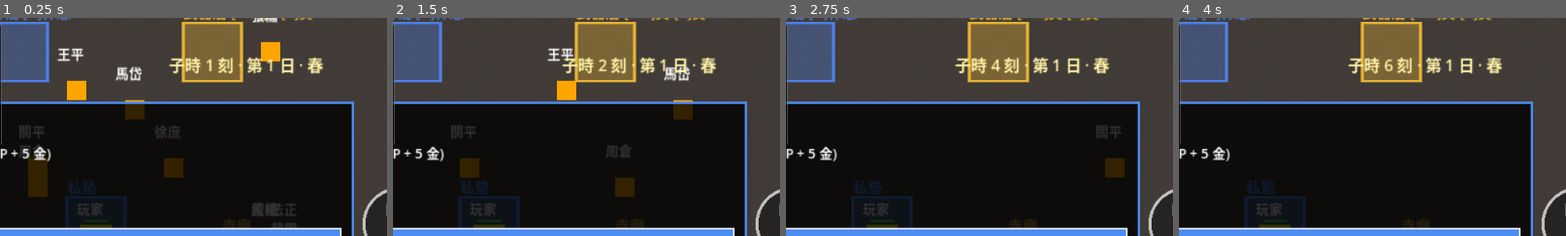
Above: before the commit, frames 1-4 (left to right).
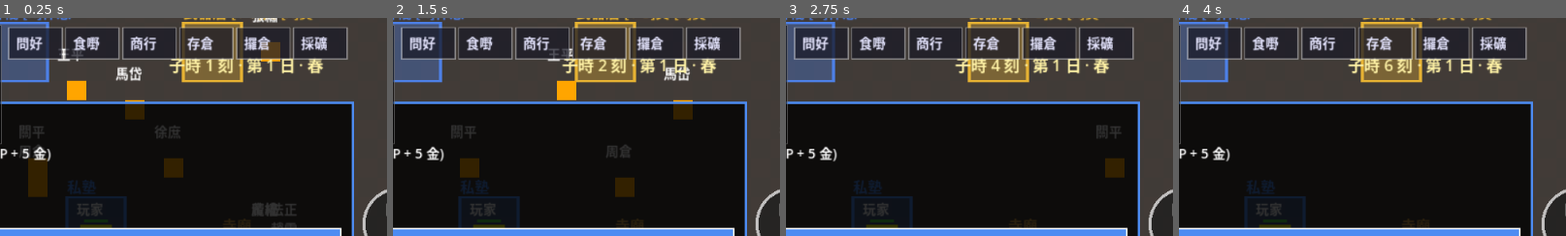
Above: after the commit, the same moments.

Repository: alphakey-marketing/sanguo-remake
Game: Godot game, scene res://ui/main.tscn
Two runs of this game, one before a commit and one after it. Both use one fixed random seed, a clock stepped at 60 frames per second and the inputs below.
Inputs (mouse positions are % of the whole screen's width and height, from its top left):
- Up to frame 1 (0.25 s): no input
- Up to frame 2 (1.5 s): tap Enter at 0.5 s; move the mouse to (72, 45) at 0.52 s; hold W 0.53-1.25 s; tap H at 0.6 s; click (72, 45) at 0.67 s; tap Y at 0.8 s; drag from (30, 55) to (45, 70) at 1.27 s
- Up to frame 3 (2.75 s): move the mouse to (60, 28) at 2.02 s; hold W from 2.03 s (still down); tap C at 2.1 s; tap V at 2.3 s
- Up to frame 4 (4 s): release W at 2.75 s; drag from (45, 70) to (20, 35) at 2.77 s; move the mouse to (80, 65) at 3.52 s; tap U at 3.6 s; tap H at 3.8 s
The pictures show only the part of the screen within x 39-89%, y 0-50%; the shares and areas given below are measured in that part.

The runs differ from the first frame. In frame 1, 12% of the frame differs, in the area x 2-90%, y 4-20%; in frame 2, 12%; in frame 3, 12%; in frame 4, 12%.

Commit message:
Add mobile-tappable debug strip for keyboard-only debug features
No-keyboard testing was blocked: work skills, storage, item-use, and
NPC greet were only reachable via desktop keyboard shortcuts (W/Y/C/V/U/H).
Added a row of on-screen debug buttons in mobile_hud.gd, positioned to
avoid the touch joystick zone, wired through a shared _on_debug_pressed
handler in main.gd. Also auto-grants a starter tool/food item via a new
debug-only cmd_debug_give so the gather/use flows are testable end-to-end
without an equip/shop UI that doesn't exist yet.

Co-Authored-By: Claude Sonnet 5 <noreply@anthropic.com>

Diff:
--- a/client/sim/sim.gd
+++ b/client/sim/sim.gd
@@ -424,6 +424,14 @@
 	var gain := RulesShop.sell_price(data.prices.get(item, 0.0) * market_factor(item)) * n
 	ch["gold"] = int(ch["gold"]) + gain
 	_msg(id, "賣出 %d 件，得 %d 金" % [n, gain])
+
+
+# debug 用: 直接派物品落背包 (未有商店/任務可以攞到嘅嘢，方便手機冇鍵盤都測到成條流程；成品前移除)
+func cmd_debug_give(id: int, item: int, n: int = 1) -> void:
+	var e := ent(id)
+	if e.is_empty() or not e.has("ch"):
+		return
+	RulesShop.add_item(e["ch"]["bag"], item, n)
 
 
 # 食用/飲用消耗品【原=食物藥水回 HP、藥丸散回 MP；自訂=冇食用次數限制，用完即扣背包一件】
--- a/client/ui/main.gd
+++ b/client/ui/main.gd
@@ -93,6 +93,7 @@
 	hud.travel_pressed.connect(func():
 		var tp := _near_travel()
 		if not tp.is_empty(): _send({"t": "travel", "point": String(tp["point"])}))
+	hud.debug_pressed.connect(_on_debug_pressed)
 	for a in OS.get_cmdline_user_args():
 		if a == "--sshot":
 			sshot_file = "user://sshot_ui.png"
@@ -160,6 +161,7 @@
 		"storage_withdraw": sim.cmd_storage_withdraw(my_id, int(d.item), int(d.get("n", 1)))
 		"storage_sell": sim.cmd_storage_sell(my_id, int(d.item), int(d.get("n", 1)))
 		"use_item": sim.cmd_use_item(my_id, int(d.item))
+		"debug_give": sim.cmd_debug_give(my_id, int(d.item), int(d.get("n", 1)))
 
 func _log(s: String) -> void:
 	log_lines.append(s)
@@ -514,6 +516,31 @@
 		if int(e.x) == int(g.x) and int(e.y) == int(g.y): return e
 	return null
 
+# 手機冇鍵盤，呢個俾 mobile_hud debug 掣 + 桌面鍵盤共用 (Step 5~7 未有正式面板嘅功能)
+func _on_debug_pressed(action: String) -> void:
+	match action:
+		"greet": _send({"t": "chat", "text": "大家好"})
+		"use":
+			if not ch.is_empty():
+				var food := 29054                            # debug: 燻魚(回 HP)，唔理背包原本有咩，直接派一件試食
+				_send({"t": "debug_give", "item": food, "n": 1})
+				_send({"t": "use_item", "item": food})
+		"storage_sub": _send({"t": "storage_sub", "on": not bool(ch.get("storageSub", false))})
+		"deposit":
+			if not ch.is_empty() and ch.bag.size() > 0:
+				_send({"t": "storage_deposit", "item": int(ch.bag[0].id), "n": 1})
+		"withdraw":
+			if not ch.is_empty() and ch.storage.size() > 0:
+				_send({"t": "storage_withdraw", "item": int(ch.storage[0].id), "n": 1})
+		"work_mining":
+			var sk: Dictionary = data.work.get("mining", {})
+			if not sk.is_empty() and (ch.get("tools", {}) as Dictionary).get("mining", {}).is_empty():
+				var tool := int(sk["starterTool"])          # debug: 冇工具就直接派新手工具落背包再裝備
+				_send({"t": "debug_give", "item": tool, "n": 1})
+				_send({"t": "equip_tool", "skill": "mining", "item": tool})
+			_send({"t": "work", "skill": "mining"})
+
+
 func _unhandled_input(ev: InputEvent) -> void:
 	if Input.is_emulating_mouse_from_touch():
 		# Android: 觸控事件直接做世界點擊（emulate 出嚟嘅 mouse 事件忽略，避免雙重處理）
@@ -525,7 +552,7 @@
 		elif ev.keycode == KEY_R: _send({"t": "rest"})                                   # 客棧休息
 		elif ev.keycode == KEY_X and not ch.is_empty() and ch.bag.size() > 0:          # 賣背包第一格
 			_send({"t": "sell", "item": int(ch.bag[0].id), "n": 1})
-		elif ev.keycode == KEY_H: _send({"t": "chat", "text": "大家好"})
+		elif ev.keycode == KEY_H: _on_debug_pressed("greet")
 		elif ev.keycode == KEY_G:
 			var tp = _near_travel()
 			if not tp.is_empty(): _send({"t": "travel", "point": String(tp["point"])})
@@ -534,15 +561,11 @@
 		elif ev.keycode == KEY_M: _send({"t": "facility", "key": "temple"})
 		elif ev.keycode >= KEY_1 and ev.keycode <= KEY_9 and ev.keycode - KEY_1 < shop_stock.size():
 			_send({"t": "buy", "item": int(shop_stock[ev.keycode - KEY_1]), "n": 1})
-		elif ev.keycode == KEY_W: _send({"t": "work", "skill": "mining"})                # debug: 淨試採礦，未有技能揀選 UI
-		elif ev.keycode == KEY_Y:
-			_send({"t": "storage_sub", "on": not bool(ch.get("storageSub", false))})
-		elif ev.keycode == KEY_C and not ch.is_empty() and ch.bag.size() > 0:            # 存背包第一格入天地商行
-			_send({"t": "storage_deposit", "item": int(ch.bag[0].id), "n": 1})
-		elif ev.keycode == KEY_V and not ch.is_empty() and ch.storage.size() > 0:        # 由天地商行攞返第一格
-			_send({"t": "storage_withdraw", "item": int(ch.storage[0].id), "n": 1})
-		elif ev.keycode == KEY_U and not ch.is_empty() and ch.bag.size() > 0:            # 食用背包第一格 (如果食得)
-			_send({"t": "use_item", "item": int(ch.bag[0].id)})
+		elif ev.keycode == KEY_W: _on_debug_pressed("work_mining")
+		elif ev.keycode == KEY_Y: _on_debug_pressed("storage_sub")
+		elif ev.keycode == KEY_C: _on_debug_pressed("deposit")
+		elif ev.keycode == KEY_V: _on_debug_pressed("withdraw")
+		elif ev.keycode == KEY_U: _on_debug_pressed("use")
 	elif ev is InputEventMouseButton and ev.pressed:
 		if ev.button_index == MOUSE_BUTTON_LEFT:
 			_hud_tap(ev.position)
--- a/client/ui/touch/mobile_hud.gd
+++ b/client/ui/touch/mobile_hud.gd
@@ -10,6 +10,7 @@
 signal auto_toggled(on: bool)
 signal bag_pressed
 signal travel_pressed
+signal debug_pressed(action: String)      # 手機冇鍵盤，用呢排掣代替 H/U/Y/C/V/W debug 鍵
 
 var main: Node2D           # 引用 main.gd: 讀 ch/ents/faces/log_lines，用 _bar/_txt 畫
 var joy: SangoJoystick
@@ -88,6 +89,20 @@
 func _near_travel_point() -> Dictionary:
 	return main.call("_near_travel") if main != null else {}
 
+# 手機冇鍵盤，臨時 debug 掣 (未有正式面板嘅工作/天地商行/食物/打招呼)，成品前會換走
+const DEBUG_ACTIONS := [
+	{"action": "greet", "label": "問好"},
+	{"action": "use", "label": "食嘢"},
+	{"action": "storage_sub", "label": "商行"},
+	{"action": "deposit", "label": "存倉"},
+	{"action": "withdraw", "label": "攞倉"},
+	{"action": "work_mining", "label": "採礦"},
+]
+
+# 一橫排放喺狀態框右邊、傳送/背包掣下面嘅空位，避開左下搖桿區(觸控 zone 由 s.y*0.38 開始)
+func _debug_rect(i: int) -> Rect2:
+	return Rect2(256 + i * 47, 8, 44, 26)
+
 func _button_hit(pos: Vector2) -> bool:
 	if _attack_rect().has_point(pos):
 		attack_pressed.emit()
@@ -103,6 +118,10 @@
 	if not _near_travel_point().is_empty() and _travel_rect().has_point(pos):
 		travel_pressed.emit()
 		return true
+	for i in DEBUG_ACTIONS.size():
+		if _debug_rect(i).has_point(pos):
+			debug_pressed.emit(String(DEBUG_ACTIONS[i]["action"]))
+			return true
 	return false
 
 # ================= 繪畫 =================
@@ -113,6 +132,7 @@
 	_draw_status()
 	_draw_target(s)
 	_draw_btns(s)
+	_draw_debug_strip()
 	_draw_log(s)
 	if _t < 12.0:                       # 開場提示，12 秒後淡出
 		_txt(Vector2(8, s.y - 12), "拖左下移動 · 點怪攻擊 · 點地行路 · 自動=掛機", Color(1, 1, 1, 0.55), 10)
@@ -186,6 +206,14 @@
 		_txt(Vector2(tr.position.x + 10, tr.position.y + 16), "傳送", Color.WHITE, 13)
 		_txt(Vector2(tr.position.x + 10, tr.position.y + 32), String(tp.get("name", "")).substr(0, 8), Color(0.9, 1, 0.9), 9)
 
+# 手機 debug 掣: 未有正式面板嗰啲功能(工作/天地商行/食物/打招呼)臨時用嚟測試，成品前換走
+func _draw_debug_strip() -> void:
+	for i in DEBUG_ACTIONS.size():
+		var r := _debug_rect(i)
+		draw_rect(r, Color(0.1, 0.1, 0.15, 0.75))
+		draw_rect(r, Color(1, 1, 1, 0.4), false, 1.0)
+		_txt(r.position + Vector2(6, 17), String(DEBUG_ACTIONS[i]["label"]), Color(0.9, 0.9, 1.0), 11)
+
 # 底部日誌（最後 3 行）
 func _draw_log(s: Vector2) -> void:
 	var lines: Array = main.log_lines
